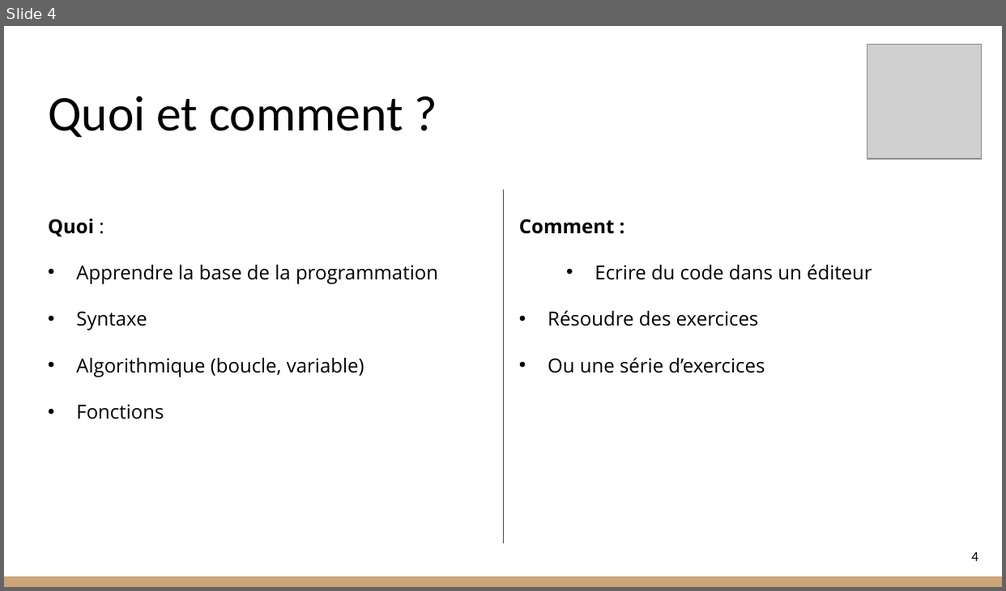
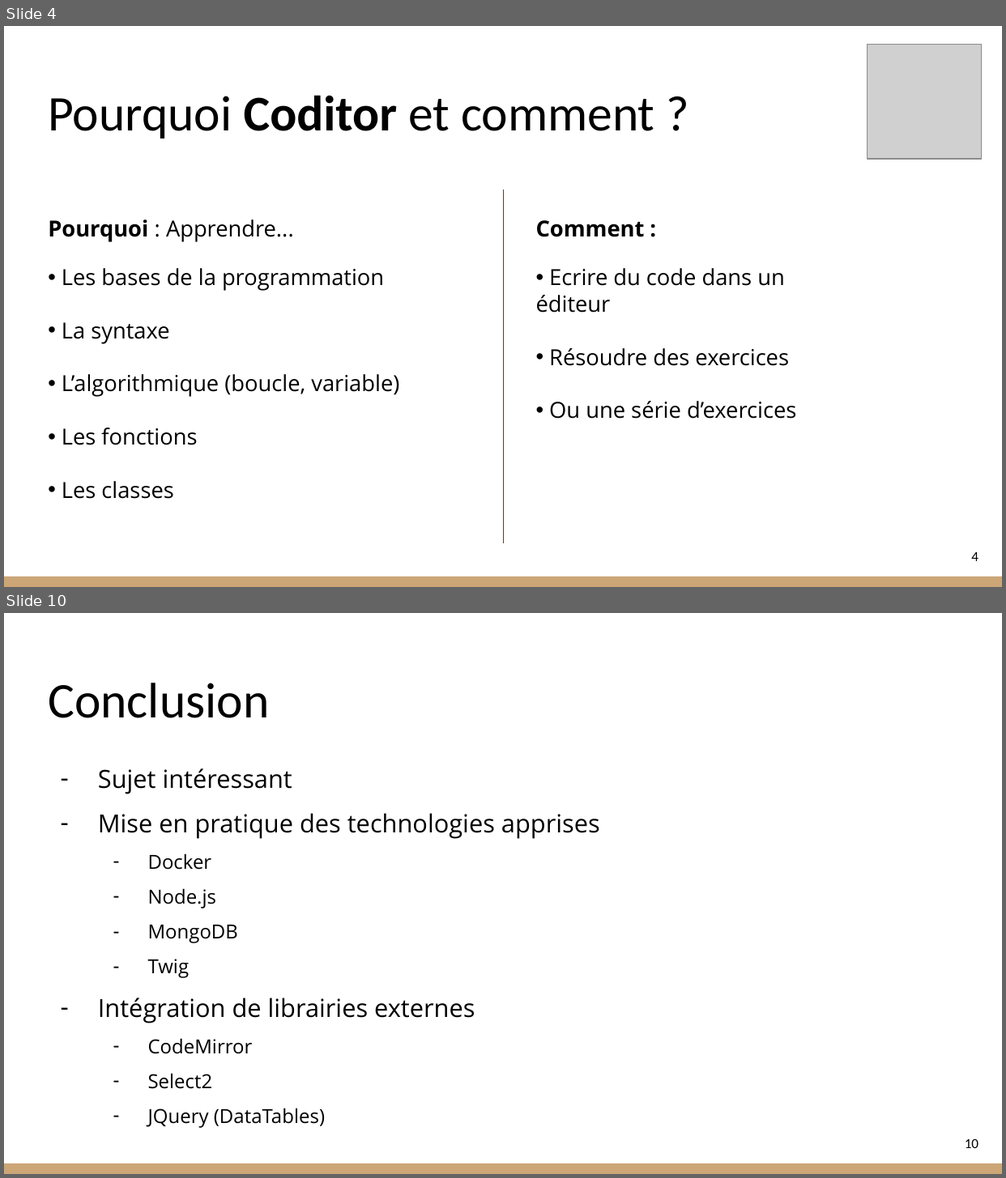
Before and after one commit to RohrbacherLeon/coditor, a slide deck: doc/Presentation_conception.pptx. Shown one above the other, each under a label of ours: slide 4 before the commit, slides 4 and 10 after it; the slides between them are not shown. The pictures are 1006x591 and 1006x1178 pixels, drawn with LibreOffice and Linux fonts; fonts in the diff are those of the drawing; grey boxes stand for pictures. Boxes give left, top, right and bottom in pixels: in the first picture for what was removed or moved away, otherwise in the second. Text is boxed around its words. In the diff, an @@ line names an element or a change of style, - is before the commit and + after.

```diff
--- a/doc/Presentation_conception.pptx
+++ b/doc/Presentation_conception.pptx
@@ slide 10 added at (4,613,1002,1174), background #FFFFFF; not listed: 1 template element that a slide beside it also shows @@
@@ title added at (48,683,269,718), 36 pt, text #000000 @@
+Conclusion
@@ text added at (98,769,600,1128), 18 pt, text #000000 @@
+– Sujet intéressant
+– Mise en pratique des technologies apprises
+  – Docker
+  – Node.js
+  – MongoDB
+  – Twig
+– Intégration de librairies externes
+  – CodeMirror
+  – Select2
+  – JQuery (DataTables)
@@ page number added at (965,1139,978,1148), 10 pt, text #000000 @@
+10
@@ slide 4 changed as well @@
@@ title at (48,95,654,139): text changed @@
-Quoi et comment ?
+Pourquoi Coditor et comment ?
@@ text at (48,220,399,499): text changed; size 14 to 16 pt @@
-Quoi :
-• Apprendre la base de la programmation
-• Syntaxe
-• Algorithmique (boucle, variable)
-• Fonctions
+Pourquoi : Apprendre...
+• Les bases de la programmation
+• La syntaxe
+• L’algorithmique (boucle, variable)
+• Les fonctions
+• Les classes
@@ text "Comment :": place and size @@
-text "Comment :" at (519,219,765,373)
+text "Comment :" at (536,220,796,419)
@@ text "Comment :" at (536,220,796,419): size 14 to 16 pt; less space between paragraphs; indent changed; more space between paragraphs @@
```
Also in this commit, not shown: 5 other slides changed, 3 other slides added, 1 slide removed, 1 other file.
